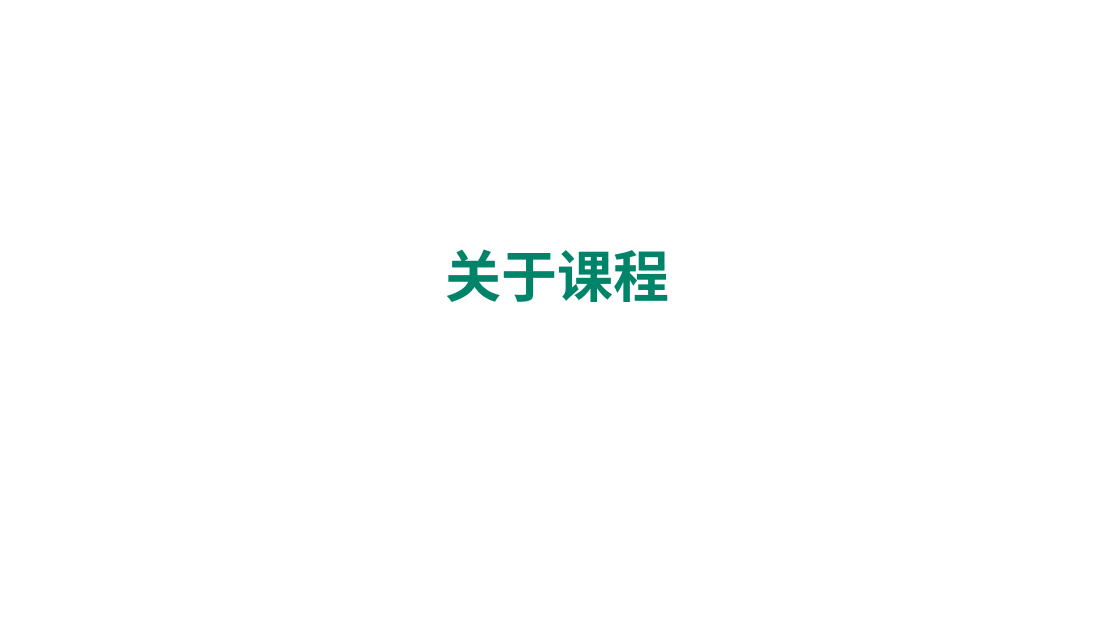
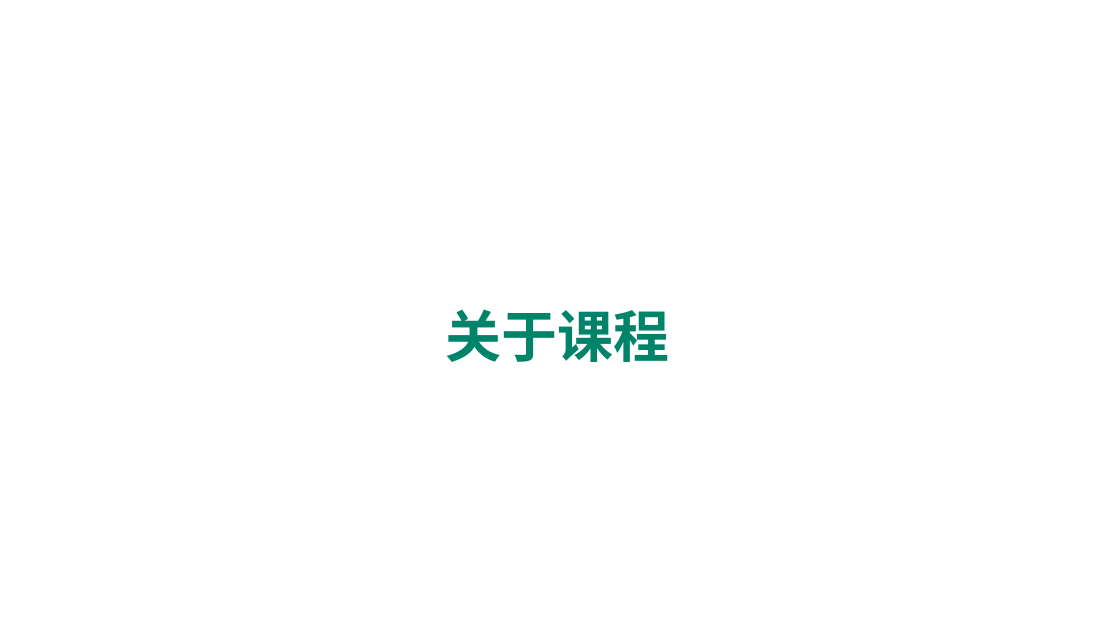
Before and after one commit to edu2act/course-javascript-advanced, a slide deck: slide 2 of 课程PPT/01.JavaScript发展历程及语言特点.pptx. Drawn at 1120x630 pixels with LibreOffice and Linux fonts; fonts in the diff are those of the drawing; background and template pictures are left out. Boxes give left, top, right and bottom in pixels: in the first picture for what was removed or moved away, otherwise in the second. Text is boxed around its words. In the diff, an @@ line names an element or a change of style, - is before the commit and + after.

```diff
--- a/课程PPT/01.JavaScript发展历程及语言特点.pptx
+++ b/课程PPT/01.JavaScript发展历程及语言特点.pptx
@@ title "关于课程": place and size @@
-title "关于课程" at [445, 249, 669, 302]
+title "关于课程" at [445, 309, 669, 362]
```
Also in this commit, not shown: 6 other slides changed, 14 other files.
